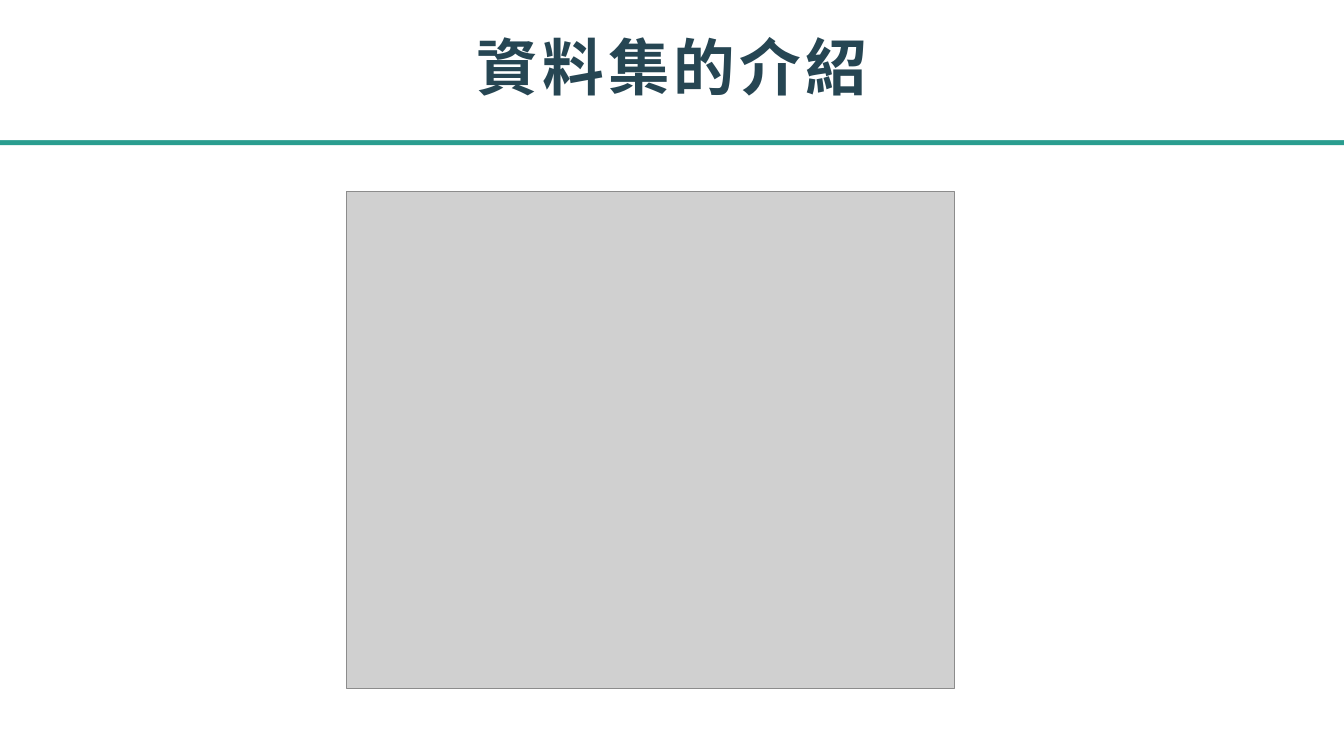
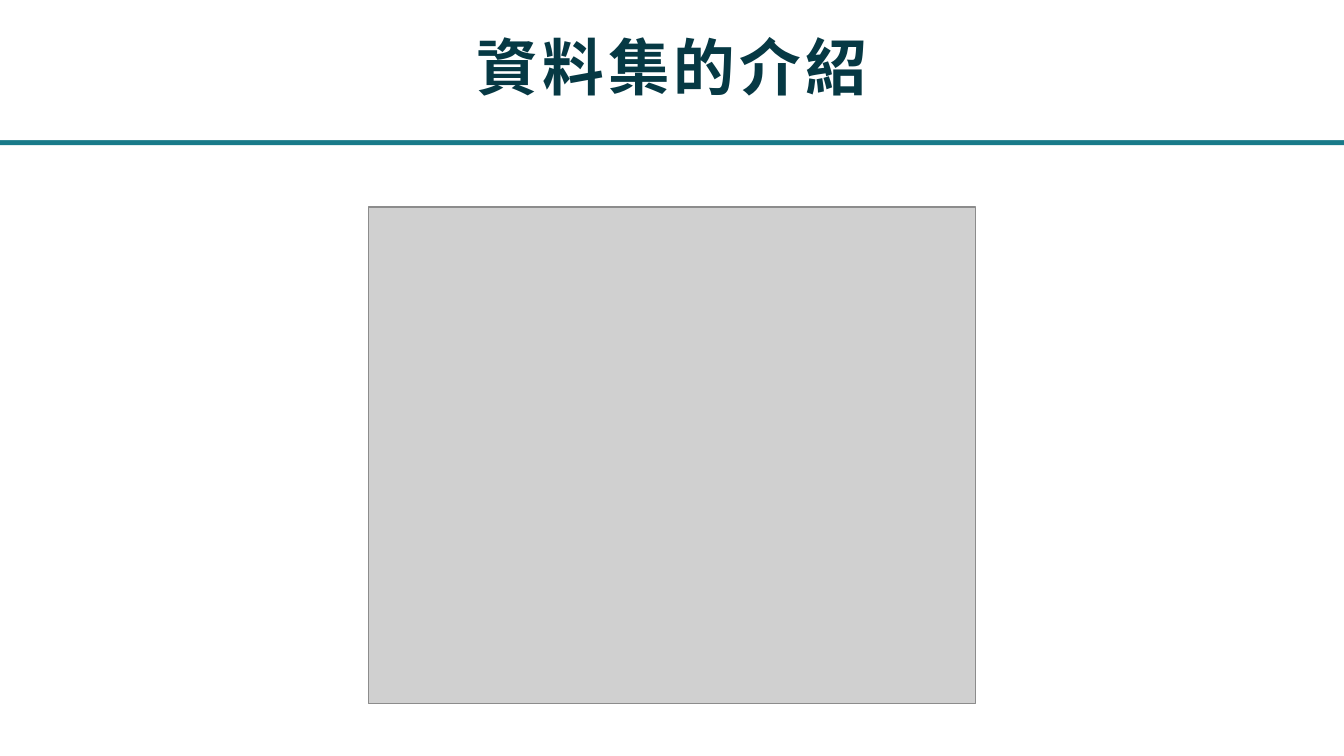
Before and after one commit to jhuangyahui/datamining, a slide deck: slide 3 of datamining.pptx (slide 4 before the commit). Drawn at 1344x756 pixels with LibreOffice and Linux fonts; fonts in the diff are those of the drawing; grey boxes stand for pictures. Boxes give left, top, right and bottom in pixels: in the first picture for what was removed or moved away, otherwise in the second. Text is boxed around its words. In the diff, an @@ line names an element or a change of style, - is before the commit and + after.

```diff
--- a/datamining.pptx
+++ b/datamining.pptx
@@ title "資料集的介紹" at (0,0,1344,140): text colour #264653 to #063944 @@
@@ rectangle at (0,140,1344,145): fill #2A9D8F to #197A89 @@
@@ picture: place and size @@
-picture at (347,192,955,689)
+picture at (368,207,976,704)
```
Also in this commit, not shown: 8 other slides changed, 11 slides added, 3 slides removed, 11 other files.
